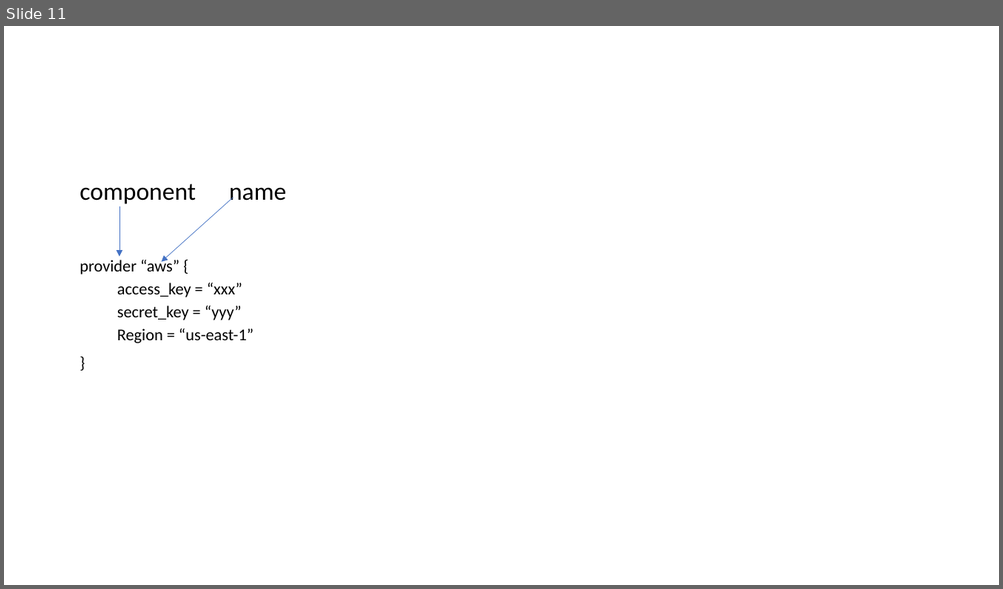
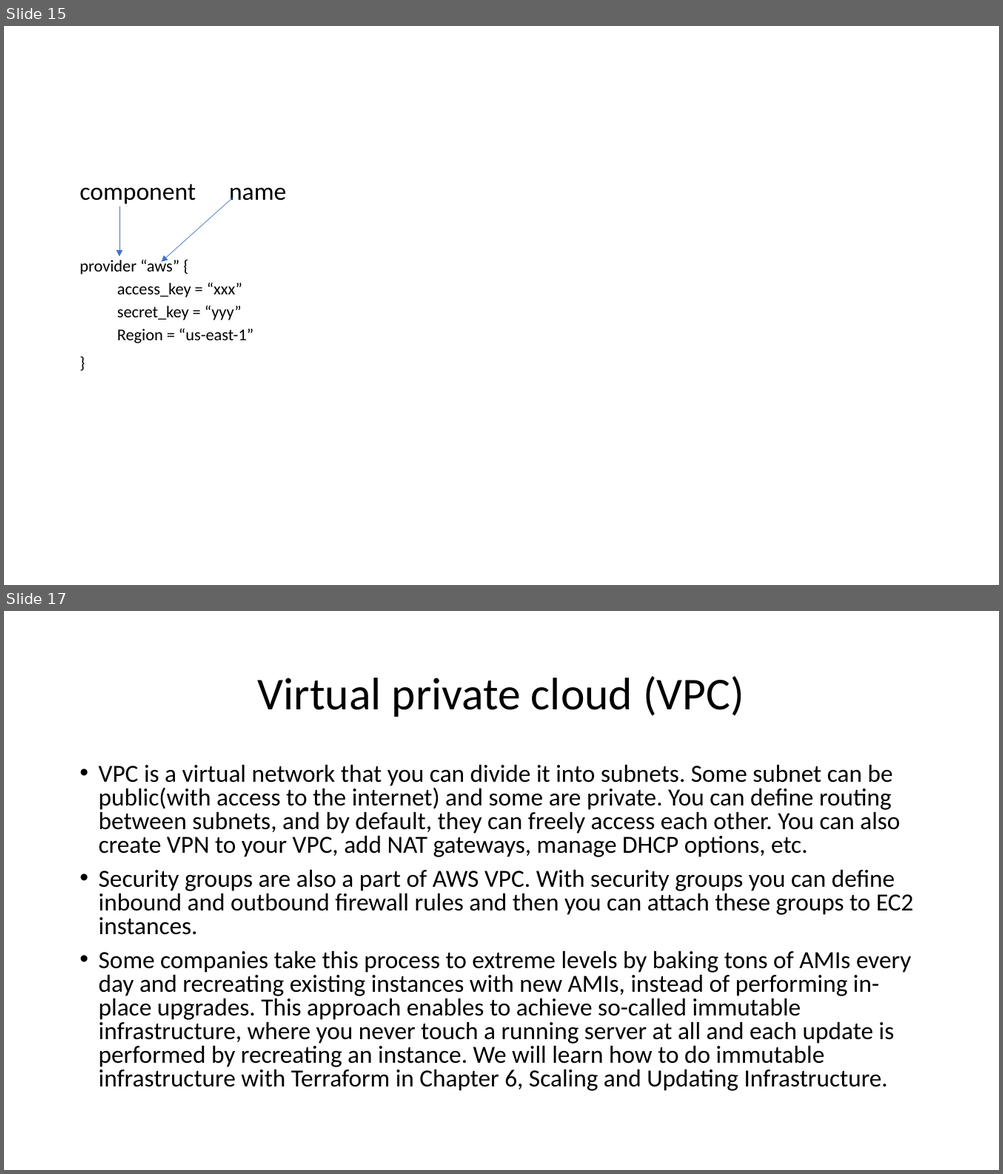
Before and after one commit to JlccX/terraform-training, a slide deck: Terraform.pptx. Shown one above the other, each under a label of ours: slide 11 before the commit, slides 15 and 17 after it; the slides between them are not shown. The pictures are 1003x589 and 1003x1174 pixels, drawn with LibreOffice and Linux fonts; fonts in the diff are those of the drawing. Boxes give left, top, right and bottom in pixels: in the first picture for what was removed or moved away, otherwise in the second. Text is boxed around its words. In the diff, an @@ line names an element or a change of style, - is before the commit and + after.

```diff
--- a/Terraform.pptx
+++ b/Terraform.pptx
@@ slide 17 added at box(4, 611, 999, 1170), background #FFFFFF @@
@@ title added at box(258, 676, 744, 717), 44 pt, text #000000 @@
+Virtual private cloud (VPC)
@@ text added at box(99, 765, 913, 1091), 23.8 pt, text #000000 @@
+• VPC is a virtual network that you can divide it into subnets. Some subnet can be public(with access to the internet) and some are private. You can define routing between subnets, and by default, they can freely access each other. You can also create VPN to your VPC, add NAT gateways, manage DHCP options, etc.
+• Security groups are also a part of AWS VPC. With security groups you can define inbound and outbound firewall rules and then you can attach these groups to EC2 instances.
+• Some companies take this process to extreme levels by baking tons of AMIs every day and recreating existing instances with new AMIs, instead of performing in-place upgrades. This approach enables to achieve so-called immutable infrastructure, where you never touch a running server at all and each update is performed by recreating an instance. We will learn how to do immutable infrastructure with Terraform in Chapter 6, Scaling and Updating Infrastructure.
@@ what was slide 11 is now slide 15 @@
```
Also in this commit, not shown: 4 slides changed, 6 other slides added, 54 other files.
